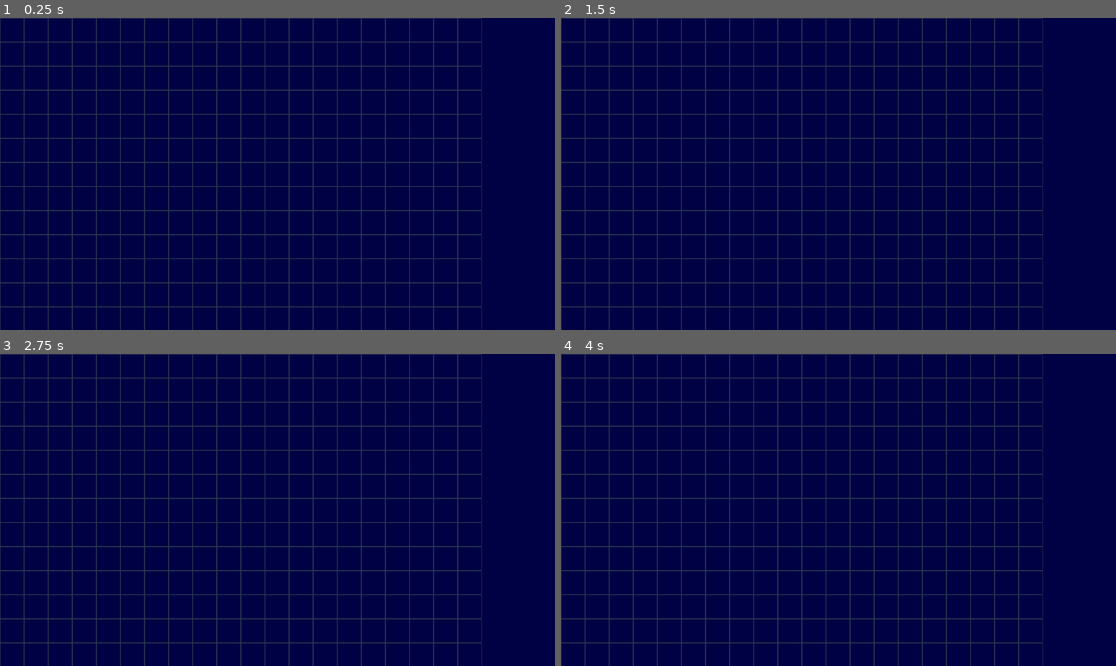
Above: before the commit, frames 1-4 (two rows, left to right).
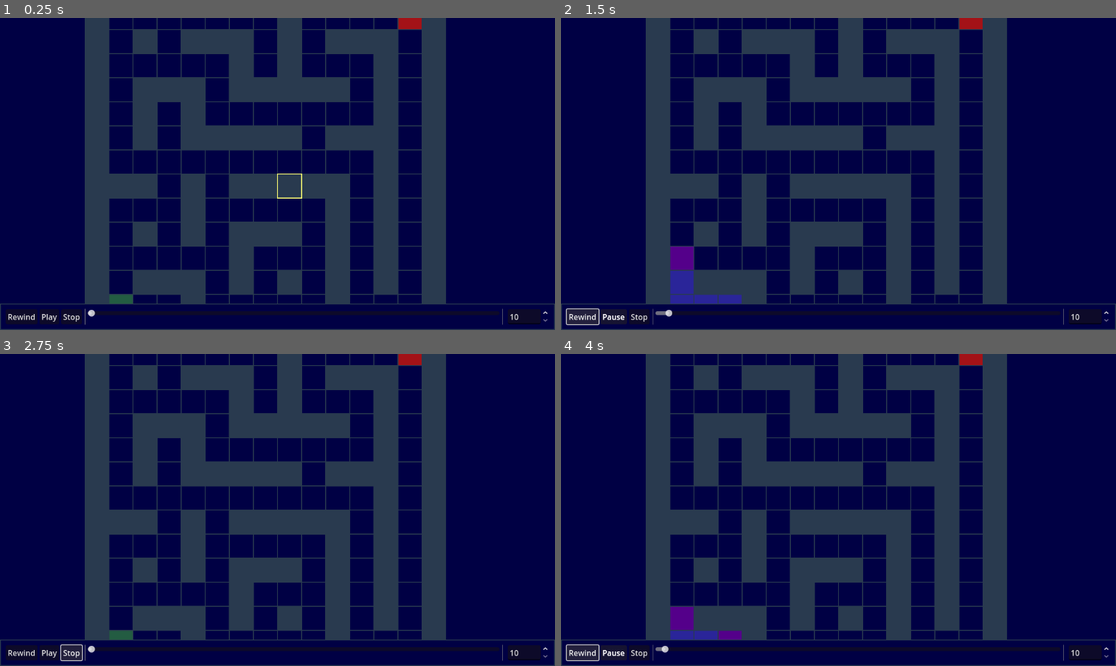
Above: after the commit, the same moments.

Repository: Foolminate/kintsugi-workbench
Game: Godot game, scene res://problems/advent-of-code/aoc-2024/16/day16.tscn
Same seed, same stepped clock (60 frames per second), same inputs: the game is played once before the commit and once after it. Before the commit the project starts from res://core/components/grid/grid_visualizer.tscn.
Inputs (mouse positions are in pixels of both pictures, inside the frame that each line leads up to):
- Up to frame 1 (0.25 s): no input
- Up to frame 2 (1.5 s): click (610, 317) at 0.5 s, where only the run after the commit has a clickable "Play"; click (583, 317) at 1.25 s, where only the run after the commit has a clickable "Rewind"
- Up to frame 3 (2.75 s): click (77, 653) at 2 s, where only the run after the commit has a clickable "Stop"
- Up to frame 4 (4 s): click (610, 653) at 2.75 s, where only the run after the commit has a clickable "Play"; click (583, 653) at 3.5 s, where only the run after the commit has a clickable "Rewind"

The runs differ from the first frame. In frame 1, 37% of the frame differs, in the area x 0-100%, y 0-100%; in frame 2, 37%; in frame 3, 37%; in frame 4, 37%.

Commit message:
feat: dynamic rewind speed to divergence

Diff:
--- a/core/components/grid/grid_visualizer.gd
+++ b/core/components/grid/grid_visualizer.gd
@@ -129,7 +129,7 @@
 		cursor.fade_out()
 		_hover_pos = Vector2i(-1, -1)
 
-func _input(event):
+func _unhandled_input(event):
 	if not grid: return
 
 	if not event is InputEventMouseButton or not event.pressed: return
--- a/core/components/ui/playback_controls.gd
+++ b/core/components/ui/playback_controls.gd
@@ -20,7 +20,7 @@
 	play_pause_button.modulate = Color(1.5, 1.5, 1.5) if playing else Color(1, 1, 1)
 
 func set_playback_speed(speed: float) -> void:
-	speed_selector.value = speed
+	speed_selector.set_value_no_signal(speed)
 
 func update_timeline_range(max_steps: int) -> void:
 	timeline_slider.max_value = max_steps - 1
--- a/core/components/ui/playback_controls.tscn
+++ b/core/components/ui/playback_controls.tscn
@@ -66,3 +66,4 @@
 layout_mode = 2
 min_value = 1.0
 value = 1.0
+allow_greater = true
--- a/core/engine/conductor.gd
+++ b/core/engine/conductor.gd
@@ -7,9 +7,11 @@
 signal on_timeline_updated(current_index: int)
 signal on_playback_finished()
 signal on_playback_state_changed(is_playing: bool)
-signal on_rewinding()
+signal on_playback_speed_changed(new_speed: float)
 signal on_divergence_resolution_started()
 signal on_divergence_resolution_finished()
+
+var DIVERGENCE_REWIND_TIME: float = 2.0 # seconds
 
 var _trace: Array[Step] = []
 var _head: int = -1
@@ -89,24 +91,32 @@
             break
 
 	# 2. If we are past the divergence, rewind to before the trace was invalidated
-    if _head >= divergence_index:
+    _is_resolving_divergence = _head >= divergence_index
+    if _is_resolving_divergence:
+        _start_divergence_resolution(divergence_index)
         _pending_trace = new_trace
-        _rewind_target_index = divergence_index - 1
-        _is_resolving_divergence = true
-        _saved_speed = _playback_speed
-        _playback_speed = max(_playback_speed, 50.0) # Accelerated rewind
-        on_divergence_resolution_started.emit()
-        rewind()
     else:
         _trace = new_trace
         on_timeline_changed.emit(_head, _trace.size())
 
+func _start_divergence_resolution(divergence_index: int) -> void:
+    _rewind_target_index = divergence_index - 1
+    var rewind_speed = ceil((_head - _rewind_target_index) / DIVERGENCE_REWIND_TIME) # Aim to rewind in ~2 seconds at 60fps
+    _saved_speed = _playback_speed
+    _playback_speed = max(_playback_speed, rewind_speed) # Accelerated rewind
+    on_playback_speed_changed.emit(_playback_speed)
+
+    on_divergence_resolution_started.emit()
+    rewind()
+
 func _stop_divergence_resolution() -> void:
     _is_resolving_divergence = false
     _playback_speed = _saved_speed
+    on_playback_speed_changed.emit(_playback_speed)
     _trace = _pending_trace
     on_timeline_changed.emit(_head, _trace.size())
     on_divergence_resolution_finished.emit()
+    play()
 
 func _process(delta: float) -> void:
     if not _is_playing: return
@@ -120,7 +130,6 @@
         if _is_resolving_divergence and _head <= _rewind_target_index:
             # Stop on_rewinding and switch to new trace
             _stop_divergence_resolution()
-            play()
             return
 
         if not step(_playback_direction):
--- a/core/engine/orchestrator.gd
+++ b/core/engine/orchestrator.gd
@@ -33,6 +33,7 @@
 	conductor.on_timeline_updated.connect(func(current_index): playback_controls.update_current_step(current_index))
 
 	conductor.on_playback_state_changed.connect(func(is_playing): playback_controls.set_playback_state(is_playing))
+	conductor.on_playback_speed_changed.connect(func(new_speed): playback_controls.set_playback_speed(new_speed))
 	playback_controls.on_play_pressed.connect(conductor.play)
 	playback_controls.on_pause_pressed.connect(conductor.pause)
 	playback_controls.on_stop_pressed.connect(conductor.stop)
@@ -117,6 +118,6 @@
 				if _grid_data.cells.get(step.target, Enums.CellState.EMPTY) == Enums.CellState.WALL and value != Enums.CellState.WALL:
 					return
 
-			print("Set cell at ", step.target, " to state ", Enums.CellState.keys()[value])
+			# print("Set cell at ", step.target, " to state ", Enums.CellState.keys()[value])
 			grid_visualizer.set_cell_state(step.target, value)
 		# Add other step types here (CAMERA_MOVE, etc.)
--- a/project.godot
+++ b/project.godot
@@ -11,7 +11,7 @@
 [application]
 
 config/name="kintsugi-workbench"
-run/main_scene="uid://dl22h5lactcuq"
+run/main_scene="uid://cjt6ik5w2bq5c"
 config/features=PackedStringArray("4.5", "Forward Plus")
 config/icon="uid://338g1gu2nvpj"
 
